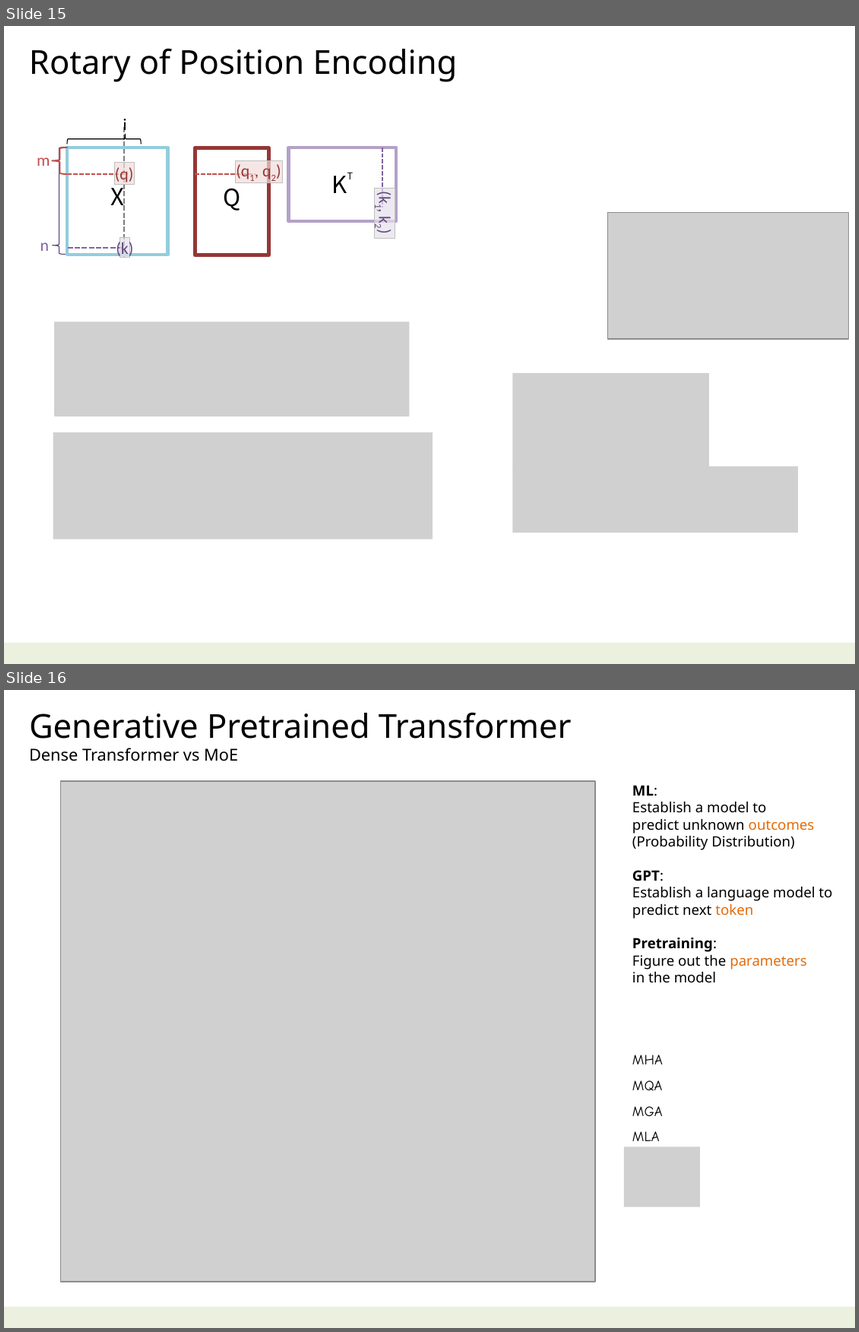
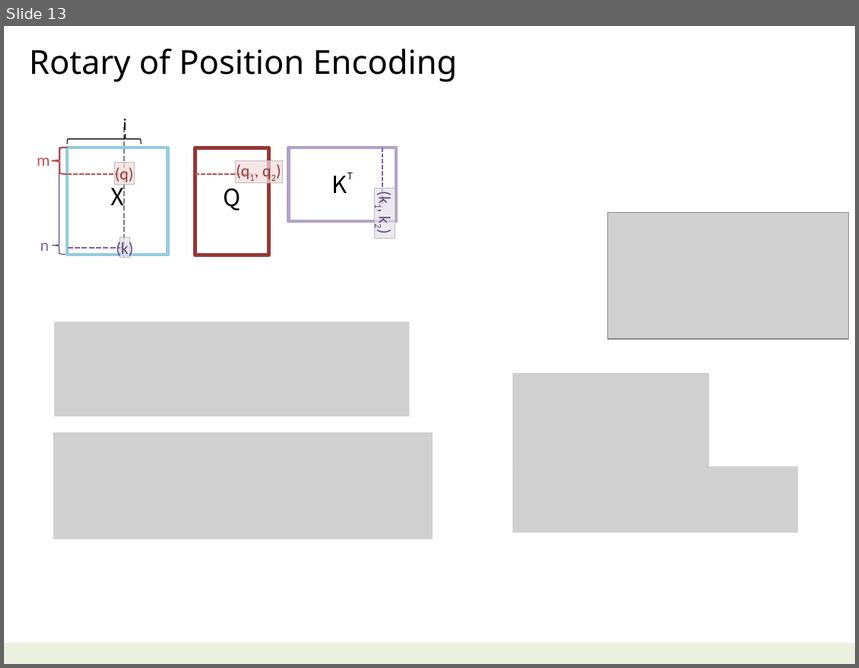
Before and after one commit to navibator/crazy-ai, a slide deck: ai.pptx. Shown one above the other, each under a label of ours: slides 15 and 16 before the commit, slide 13 after it. The pictures are 859x1332 and 859x668 pixels, drawn with LibreOffice and Linux fonts; fonts in the diff are those of the drawing; grey boxes stand for pictures. Boxes give left, top, right and bottom in pixels: in the first picture for what was removed or moved away, otherwise in the second. Text is boxed around its words. In the diff, an @@ line names an element or a change of style, - is before the commit and + after.

```diff
--- a/ai.pptx
+++ b/ai.pptx
@@ slide 16 removed at <box>4,690,855,1328</box>, background #FFFFFF; not listed: 1 template element that a slide beside it also shows @@
@@ text removed at <box>29,712,572,761</box> @@
-Generative Pretrained Transformer
-Dense Transformer vs MoE
@@ picture removed at <box>61,781,595,1281</box> @@
@@ text removed at <box>633,785,832,983</box> @@
-ML:
-Establish a model to
-predict unknown outcomes
-(Probability Distribution)
-GPT:
-Establish a language model to
-predict next token
-Pretraining:
-Figure out the parameters
-in the model
@@ text removed at <box>633,1055,663,1141</box> @@
-MHA
-MQA
-MGA
-MLA
@@ picture removed at <box>624,1147,700,1208</box> @@
@@ what was slide 15 is now slide 13 @@
```
Also in this commit, not shown: 4 slides changed, 3 slides added, 4 other slides removed, 1 other file.
